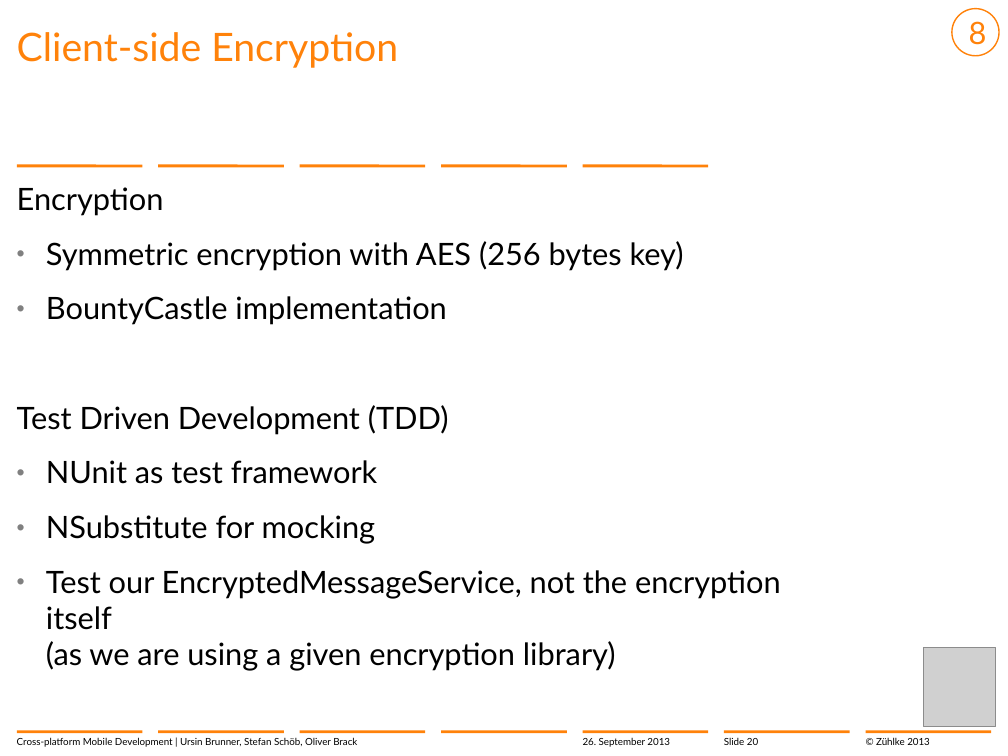
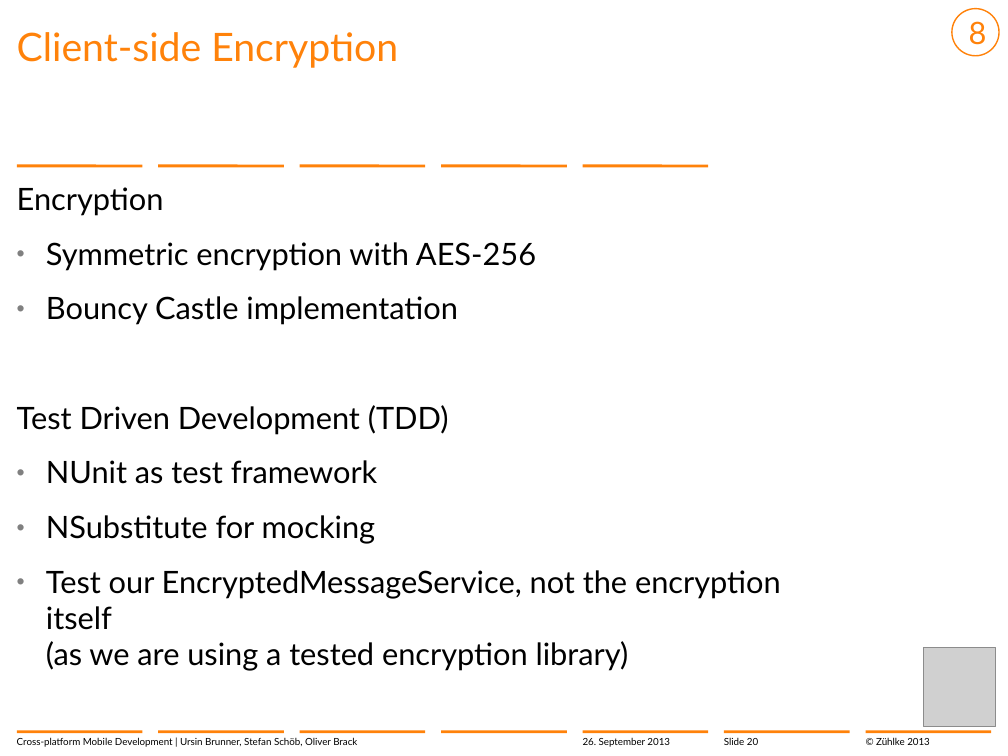
Before and after one commit to brunnurs/zxm, a slide deck: slide 20 of docs/13-09-26 Cross-platform mobile development with C#.pptx. Drawn at 1008x756 pixels with LibreOffice and Linux fonts; fonts in the diff are those of the drawing; grey boxes stand for pictures; background and template pictures are left out. Boxes give left, top, right and bottom in pixels: in the first picture for what was removed or moved away, otherwise in the second. Text is boxed around its words. In the diff, an @@ line names an element or a change of style, - is before the commit and + after.

Commit message:
Slides updated

```diff
--- a/docs/13-09-26 Cross-platform mobile development with C#.pptx
+++ b/docs/13-09-26 Cross-platform mobile development with C#.pptx
@@ text at (46, 242, 536, 325): text changed @@
-  • Symmetric encryption with AES (256 bytes key)
-  • BountyCastle implementation
+  • Symmetric encryption with AES-256
+  • Bouncy Castle implementation
@@ text at (46, 570, 781, 671): text changed @@
-  • Test our EncryptedMessageService, not the encryption itself
-    (as we are using a given encryption library)
+  • Test our EncryptedMessageService, not the encryption itself
+    (as we are using a tested encryption library)
```
Also in this commit, not shown: 4 other slides changed, 1 slide added.
